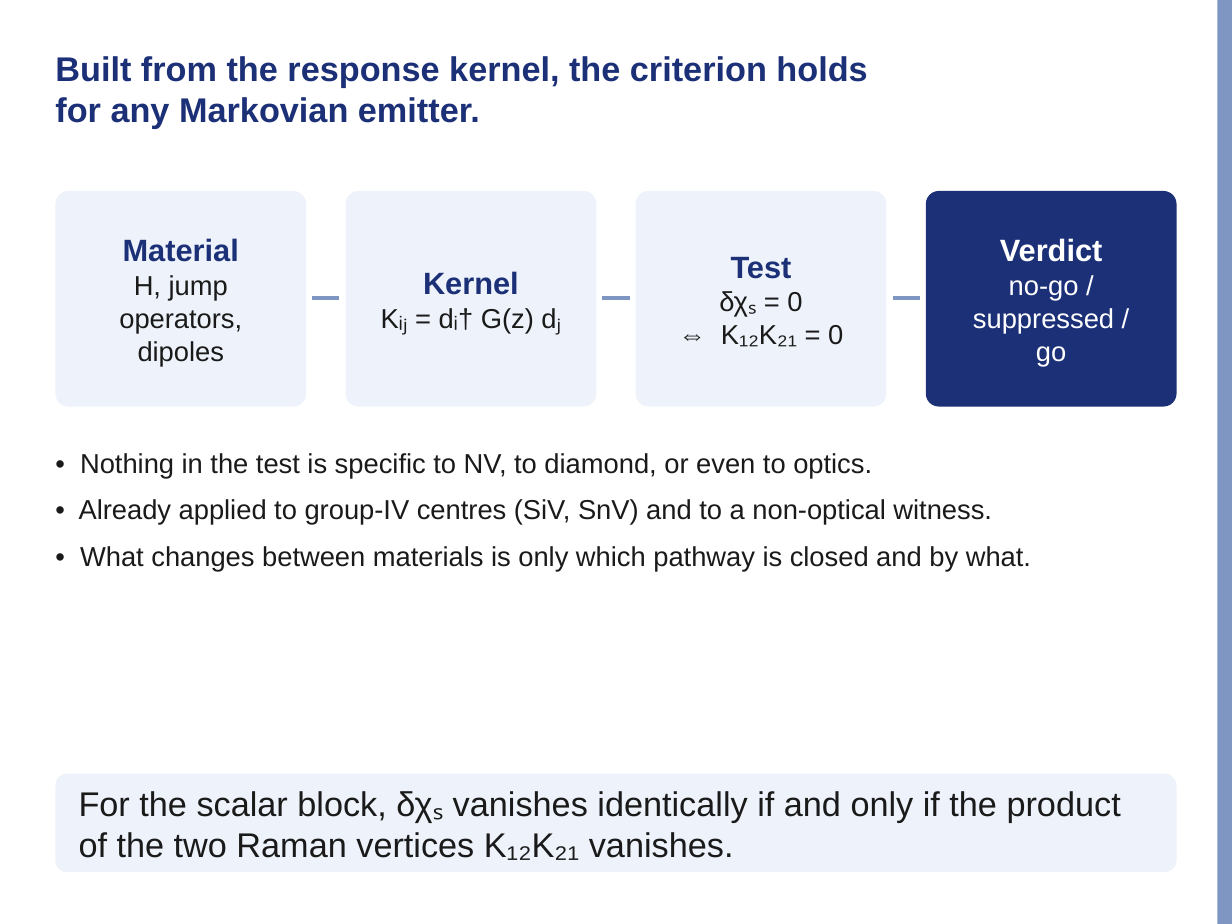
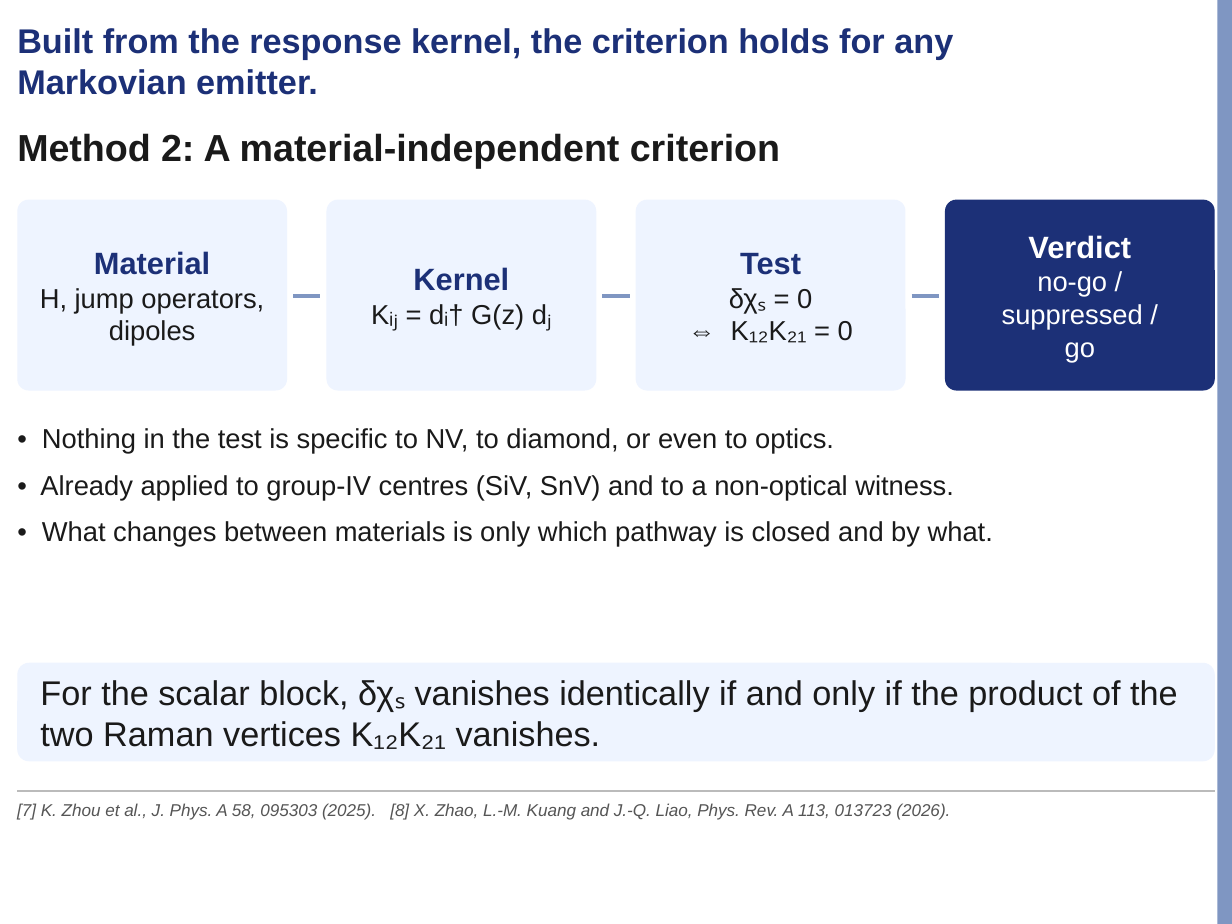
Before and after one commit to Risei412/NV-EIT-space, a slide deck: slide 9 of presentations/lab_seminar/nv_eit_seminar.pptx. Drawn at 1232x924 pixels with LibreOffice and Linux fonts; fonts in the diff are those of the drawing; background and template pictures are left out. Boxes give left, top, right and bottom in pixels: in the first picture for what was removed or moved away, otherwise in the second. Text is boxed around its words. In the diff, an @@ line names an element or a change of style, - is before the commit and + after.

```diff
--- a/presentations/lab_seminar/nv_eit_seminar.pptx
+++ b/presentations/lab_seminar/nv_eit_seminar.pptx
@@ text "Built from the response kernel, ..." rewrapped from bbox=[55, 56, 867, 129] to bbox=[17, 28, 953, 95] @@
@@ text added at bbox=[17, 133, 780, 169], 22 pt, text #1A1A1A, bold @@
+Method 2: A material-independent criterion
@@ rounded rectangle "Material": place and size @@
-rounded rectangle "Material" at bbox=[55, 191, 307, 407]
+rounded rectangle "Material" at bbox=[17, 200, 287, 391]
@@ rounded rectangle "Kernel": place and size @@
-rounded rectangle "Kernel" at bbox=[346, 191, 598, 407]
+rounded rectangle "Kernel" at bbox=[326, 200, 596, 391]
@@ rounded rectangle "Test": place and size @@
-rounded rectangle "Test" at bbox=[636, 191, 887, 407]
+rounded rectangle "Test" at bbox=[636, 200, 906, 391]
@@ rounded rectangle "Verdict": place and size @@
-rounded rectangle "Verdict" at bbox=[925, 191, 1177, 407]
+rounded rectangle "Verdict" at bbox=[945, 200, 1215, 391]
@@ line moved from (313, 298) - (339, 298) to (293, 296) - (320, 296) @@
@@ line moved from (893, 298) - (919, 298) to (912, 296) - (939, 296) @@
@@ text "• Nothing in the test ...": place and size @@
-text "• Nothing in the test ..." at bbox=[79, 453, 1031, 572]
+text "• Nothing in the test ..." at bbox=[40, 428, 993, 547]
@@ fill #EEF2FA to #EEF4FF in 4 elements at bbox=[636, 200, 906, 391], bbox=[326, 200, 596, 391], bbox=[17, 200, 287, 391], bbox=[17, 663, 1215, 761] @@
@@ rounded rectangle "For the scalar block, δχₛ ...": place and size @@
-rounded rectangle "For the scalar block, δχₛ ..." at bbox=[55, 774, 1177, 872]
+rounded rectangle "For the scalar block, δχₛ ..." at bbox=[17, 663, 1215, 761]
@@ line added from (17, 791) to (1215, 791), #BBBBBB 0.75 pt @@
@@ text added at bbox=[17, 803, 950, 820], 10 pt, text #555555, italic @@
+[7] K. Zhou et al., J. Phys. A 58, 095303 (2025). [8] X. Zhao, L.-M. Kuang and J.-Q. Liao, Phys. Rev. A 113, 013723 (2026).
```
Also in this commit, not shown: 20 other slides changed, 1 slide added, 1 slide removed, 13 other files.
